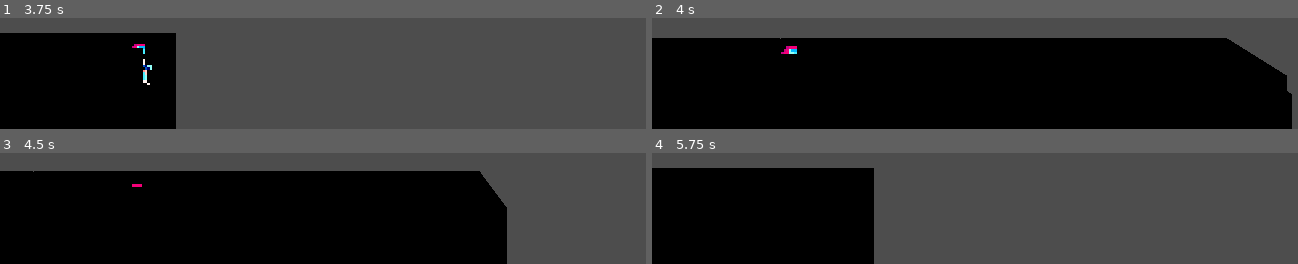
Above: before the commit, frames 1-4 (two rows, left to right).
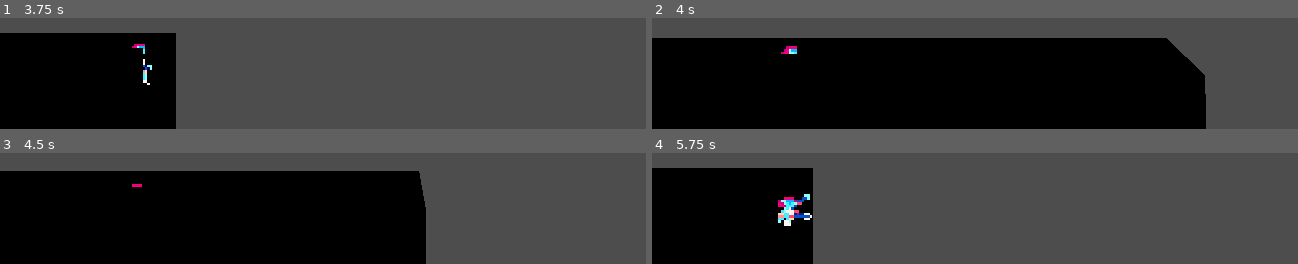
Above: after the commit, the same moments.

Repository: NebulaCoffee/SKG2026-score-gameshow
Game: Godot game, scene res://Scenes/LevelChunks/test_player_spawn.tscn
The game is run twice, just before and just after one commit, with the same random seed, the same clock (stepped at 60 frames per second) and the same inputs. This scene is started directly instead of the project's main scene.
Inputs:
- Up to frame 1 (3.75 s): hold Right (ui_right) 0.53-1.28 s; tap Shift (slide) every 0.75 s from 0.6 to 3.6 s; tap Space (jump) at 0.77, 1.52, 3.02 s; hold Left (ui_left) 1.28-2.03 s; hold Right (ui_right) 2.03-3.53 s; hold Left (ui_left) from 3.53 s (still down)
- Up to frame 2 (4 s): keep holding Left (ui_left); tap Space (jump) at 3.77 s
- Up to frame 3 (4.5 s): keep holding Left (ui_left); tap Shift (slide) at 4.35 s
- Up to frame 4 (5.75 s): keep holding Left (ui_left); tap Space (jump) at 4.52 s; tap Shift (slide) at 5.1 s

Frame 1 is identical in both runs. In frame 2, 10% of the frame differs, in the area x 19-100%, y 18-100%; in frame 3, 10%; in frame 4, 9.0%.

Commit message:
Added script to load scene into another scene to form the level as the player runs. Currently not working.

Diff:
--- a/Scenes/LevelChunks/test_chunk.tscn
+++ b/Scenes/LevelChunks/test_chunk.tscn
@@ -2,7 +2,6 @@
 
 [ext_resource type="PackedScene" uid="uid://c3t04cylur1gh" path="res://Scenes/LevelGeometry/billboard.tscn" id="1_u3f4o"]
 [ext_resource type="Script" uid="uid://br6xyck80j40v" path="res://Scripts/load_next_chunk.gd" id="2_vr8h8"]
-[ext_resource type="PackedScene" uid="uid://b0lufifr3301b" path="res://Scenes/LevelChunks/test_player_spawn.tscn" id="3_u3f4o"]
 
 [sub_resource type="BoxShape3D" id="BoxShape3D_3rtft"]
 size = Vector3(1205.5303, 12.7496395, 186.81616)
@@ -20,7 +19,4 @@
 transform = Transform3D(-4.371139e-08, -1, 0, 1, -4.371139e-08, 0, 0, 0, 1, 6.5011597, 2.841746e-07, 0)
 shape = SubResource("BoxShape3D_3rtft")
 
-[node name="Node3D2" parent="." unique_id=1740083157 instance=ExtResource("3_u3f4o")]
-transform = Transform3D(1, 0, 0, 0, 1, 0, 0, 0, 1, 190.018, 0, 0)
-
 [connection signal="body_entered" from="Area3D" to="Area3D" method="_on_body_entered"]
--- a/Scripts/load_next_chunk.gd
+++ b/Scripts/load_next_chunk.gd
@@ -3,7 +3,12 @@
 const test_chunk = preload("res://Scenes/LevelChunks/test_chunk.tscn")
 var next_chunk
 
+
+func _ready() -> void:
+	pass
+
 func _on_body_entered(body: Node3D) -> void:
 	next_chunk = test_chunk.instantiate()
-	add_child(next_chunk)
-	#next_chunk.position = Vector3(50,0,0)
+	get_parent().add_child(next_chunk)
+	next_chunk.position = Vector3(170,0,0)
+	print(next_chunk.get_child(0).global_position)
